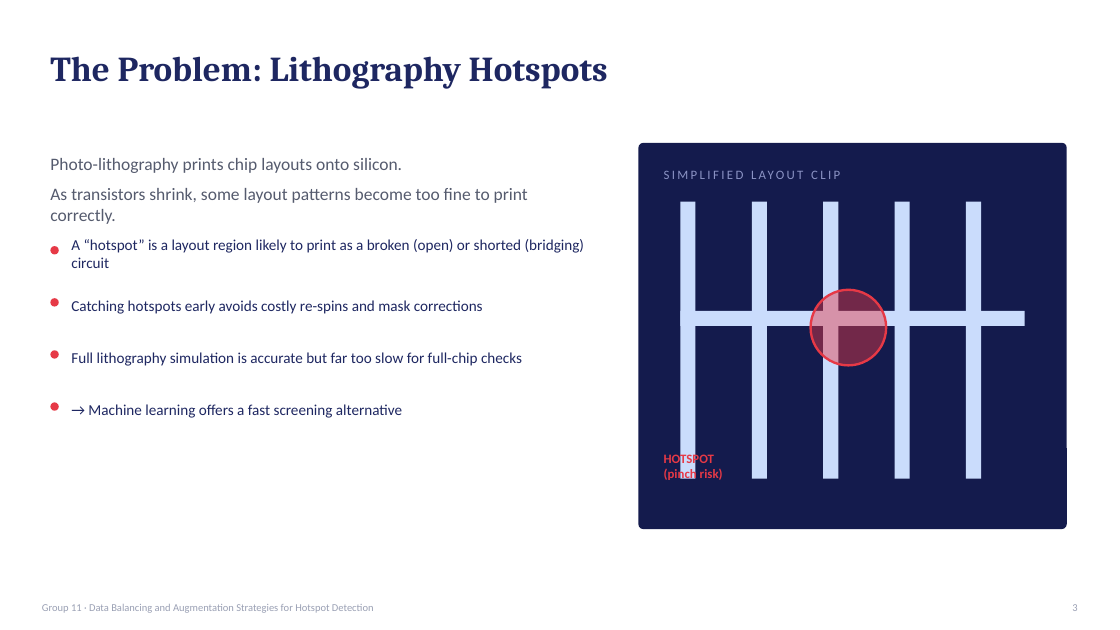
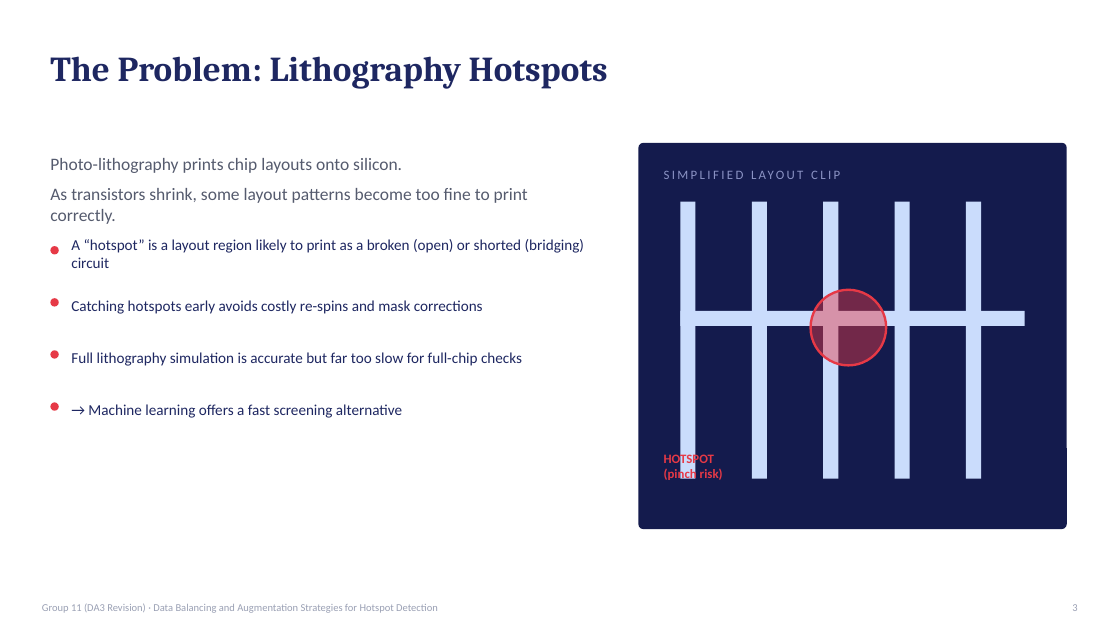
Before and after one commit to Nukebyt/Data-Balancing-For-Hotspot-Detection, a slide deck: slide 3 of report/slides.pptx. Drawn at 1120x630 pixels with LibreOffice and Linux fonts; fonts in the diff are those of the drawing. Boxes give left, top, right and bottom in pixels: in the first picture for what was removed or moved away, otherwise in the second. Text is boxed around its words. In the diff, an @@ line names an element or a change of style, - is before the commit and + after.

Commit message:
DA3 revision: fair training protocol overturns DA2 conclusions
Addresses all Group 11 feedback plus common-to-all-groups feedback:

- Validation split (15%, fixed seed) carved from training data only;
  checkpoint selection on validation, test touched exactly once.
- Equalised gradient-update steps per benchmark (not epochs), removing
  the confound where RUS's smaller resampled set meant far fewer
  actual updates than ROS/ROS+Aug under the old fixed-epoch protocol.
- Main grid now runs 3 seeds (42/123/2024) with paired significance
  testing (t-test + Wilcoxon); ratio ablation re-run under the same
  corrected protocol.
- PR-AUC added as a threshold-free companion metric to every run.
- Two new combined-strategy variants (combo_mild, combo_batch_aug).
- Physical justification for flip/rotation augmentation (Manhattan
  geometry closure + local lithography-diffraction-physics argument).
- Mechanistic learning-curve analysis explaining why RUS appeared to
  fail in DA2 (training-protocol artifact) and what its real,
  narrower weakness actually is (PR-AUC/calibration, not detection).
- Literature review expanded from 9 to 40 web-verified references, all
  cited in text; new section comparing against published ICCAD-12
  results.
- Headline finding: under the corrected protocol, no strategy's
  balanced accuracy is statistically distinguishable from any other's;
  PR-AUC recovers real, significant differences instead.

Deliverables: revised report.tex/PDF (12pp, IEEE double-column),
G11_DA3_SingleColumn.docx and G11_DA3_DoubleColumn.docx (built via a
pandoc-based pipeline, report/build_docx.py), updated 17-slide deck,
full experiment results/figures, and DA2 results archived for
before/after comparison. Report prose also passed through a dash/
AI-tell cleanup pass.

```diff
--- a/report/slides.pptx
+++ b/report/slides.pptx
@@ text at (x1=42, y1=603, x2=438, y2=613): text changed @@
-Group 11 · Data Balancing and Augmentation Strategies for Hotspot Detection
+Group 11 (DA3 Revision) · Data Balancing and Augmentation Strategies for Hotspot Detection
```
Also in this commit, not shown: 10 other slides changed, 6 slides added, 4 slides removed, 43 other files.
